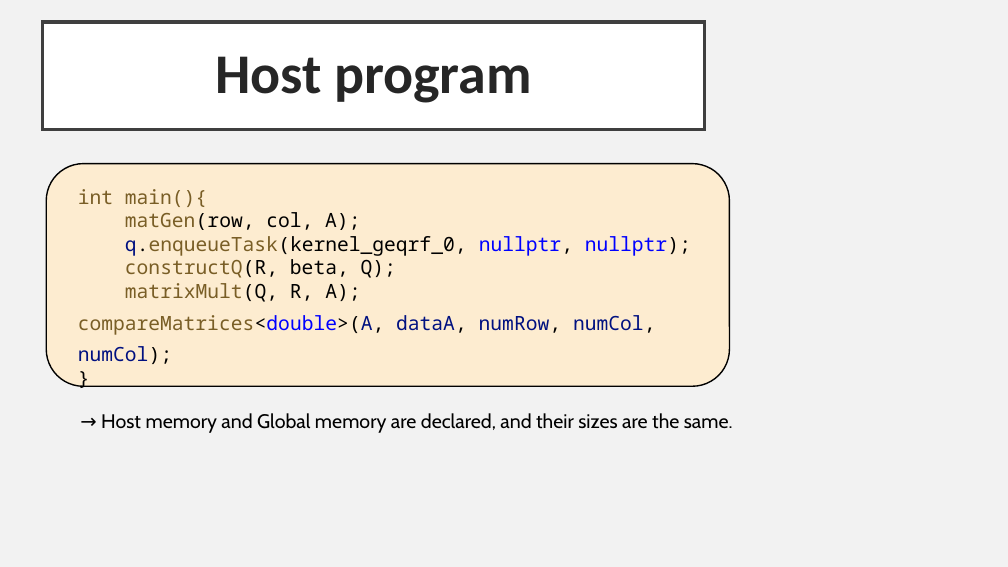
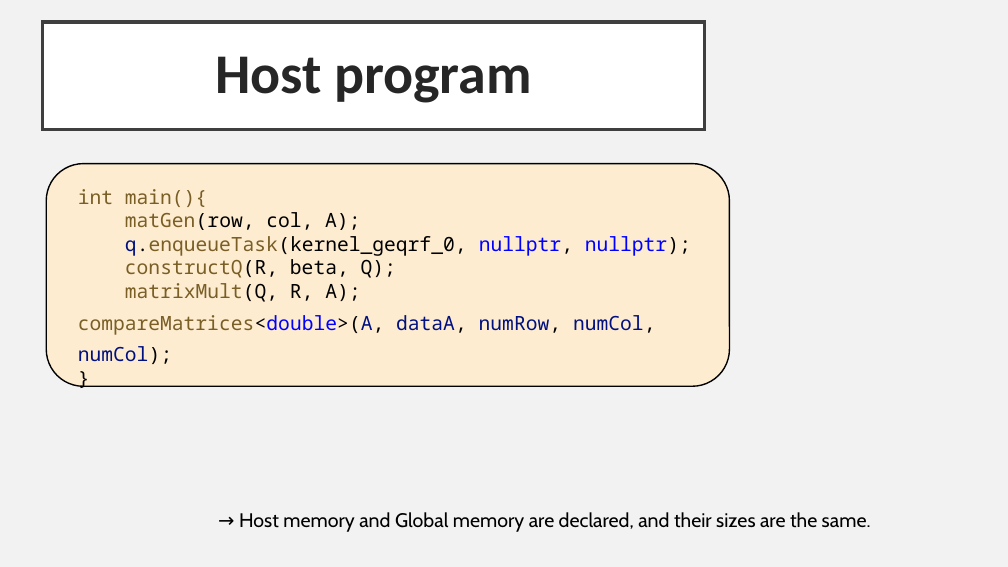
Before and after one commit to sssh311318/Lab_C_solver_QRF, a slide deck: slide 8 of LabC_qrf.pptx. Drawn at 1008x567 pixels with LibreOffice and Linux fonts; fonts in the diff are those of the drawing. Boxes give left, top, right and bottom in pixels: in the first picture for what was removed or moved away, otherwise in the second. Text is boxed around its words. In the diff, an @@ line names an element or a change of style, - is before the commit and + after.

```diff
--- a/LabC_qrf.pptx
+++ b/LabC_qrf.pptx
@@ text "→ Host memory and Global ...": place and size @@
-text "→ Host memory and Global ..." at box(101, 413, 733, 433)
+text "→ Host memory and Global ..." at box(239, 512, 871, 532)
```
Also in this commit, not shown: 4 other slides changed, 1 slide added.
